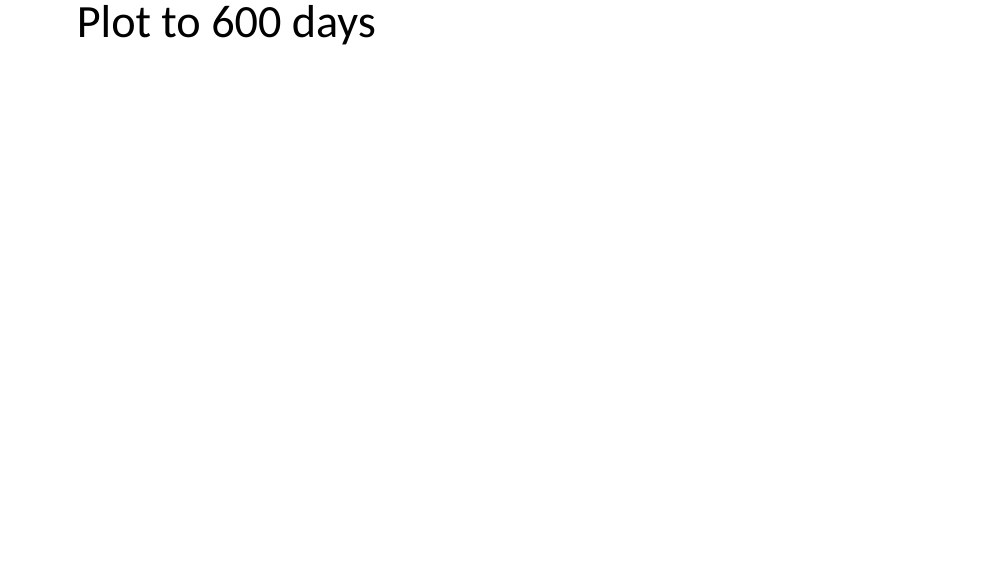
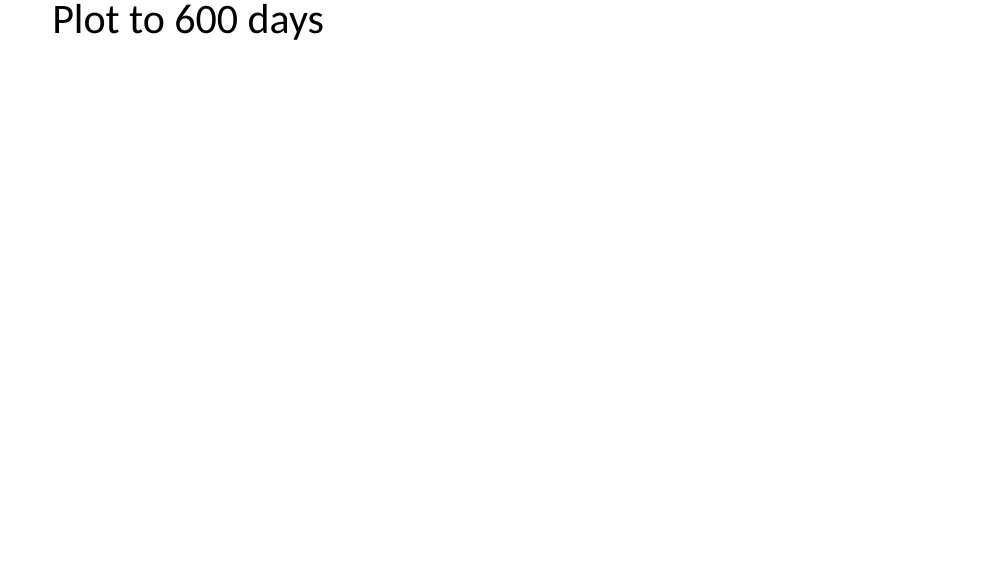
Before and after one commit to tschwemmer/MenidiaOA, a slide deck: slide 3 of DEBkiss results/Current version and updates.pptx (slide 9 before the commit). Drawn at 1008x567 pixels with LibreOffice and Linux fonts; fonts in the diff are those of the drawing; background and template pictures are left out. Boxes give left, top, right and bottom in pixels: in the first picture for what was removed or moved away, otherwise in the second. Text is boxed around its words. In the diff, an @@ line names an element or a change of style, - is before the commit and + after.

```diff
--- a/DEBkiss results/Current version and updates.pptx
+++ b/DEBkiss results/Current version and updates.pptx
@@ title "Plot to 600 days": place and size @@
-title "Plot to 600 days" at box(77, 5, 376, 45)
+title "Plot to 600 days" at box(52, 4, 324, 40)
@@ title "Plot to 600 days" at box(52, 4, 324, 40): size 44 to 40 pt @@
```
Also in this commit, not shown: 6 other slides changed, 2 slides added, 6 slides removed, 1 other file.
